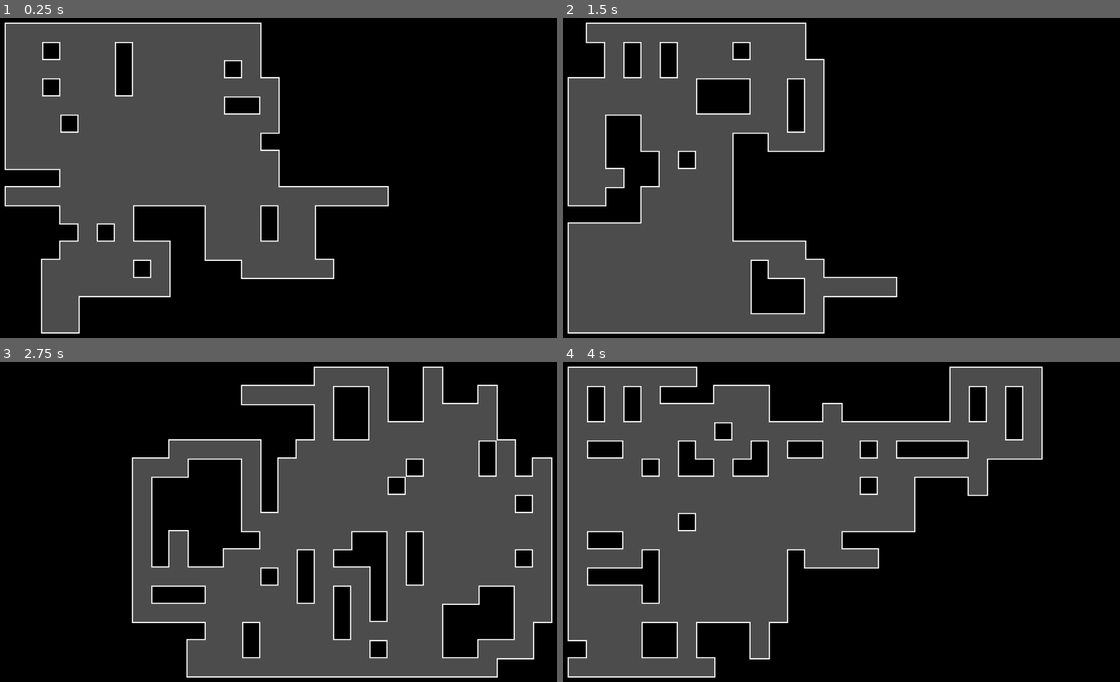
Above: before the commit, frames 1-4 (two rows, left to right).
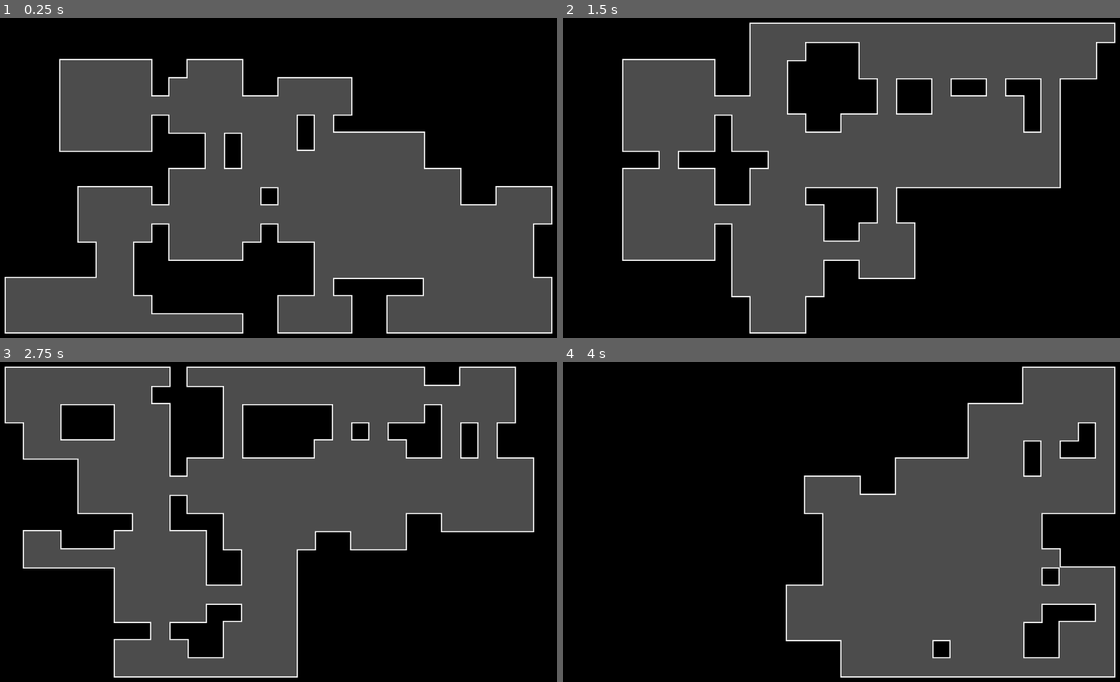
Above: after the commit, the same moments.

Repository: woliveira82/godot-walker-level-generation
Game: Godot game, scene res://game/World.tscn
The game is run twice, just before and just after one commit, with the same random seed, the same clock (stepped at 60 frames per second) and the same inputs.
Inputs:
- Up to frame 1 (0.25 s): no input
- Up to frame 2 (1.5 s): tap Enter (ui_accept) at 0.5, 0.77, 1.25 s
- Up to frame 3 (2.75 s): tap Enter (ui_accept) at 1.52, 2 s
- Up to frame 4 (4 s): tap Enter (ui_accept) at 2.75, 3.02, 3.5, 3.77 s

The runs differ from the first frame. In frame 1, 50% of the frame differs, in the area x 0-100%, y 1-99%; in frame 2, 50%; in frame 3, 47%; in frame 4, 70%.

Commit message:
feat: create rooms

Diff:
--- a/Walker.gd
+++ b/Walker.gd
@@ -18,8 +18,9 @@
 
 
 func walk(steps):
+	create_room(position)
 	for step in steps:
-		if randf() <= 0.25 or step_since_turn >= 4:
+		if step_since_turn >= 6:
 			change_direction()
 
 		if step():
@@ -41,6 +42,7 @@
 
 
 func change_direction():
+	create_room(position)
 	step_since_turn = 0
 	var directions = DIRECTIONS.duplicate()
 	directions.erase(direction)
@@ -48,3 +50,13 @@
 	direction = directions.pop_front()
 	while not borders.has_point(position + direction):
 		direction = directions.pop_front()
+
+
+func create_room(position):
+	var size = Vector2(randi() % 4 + 2, randi() % 4 + 2)
+	var top_left_corner = (position - size/2).ceil()
+	for x in size.x:
+		for y in size.y:
+			var new_step = top_left_corner + Vector2(x, y)
+			if borders.has_point(new_step):
+				step_history.append(new_step)
--- a/game/World.gd
+++ b/game/World.gd
@@ -11,8 +11,8 @@
 
 
 func generate_level():
-	var walker = Walker.new(Vector2(9, 6), borders)
-	var map = walker.walk(500)
+	var walker = Walker.new(Vector2(15, 8), borders)
+	var map = walker.walk(200)
 	walker.queue_free()
 	for location in map:
 		tile_map.set_cellv(location, -1)
--- a/project.godot
+++ b/project.godot
@@ -34,4 +34,5 @@
 
 [rendering]
 
+2d/options/use_nvidia_rect_flicker_workaround=true
 environment/default_environment="res://default_env.tres"
